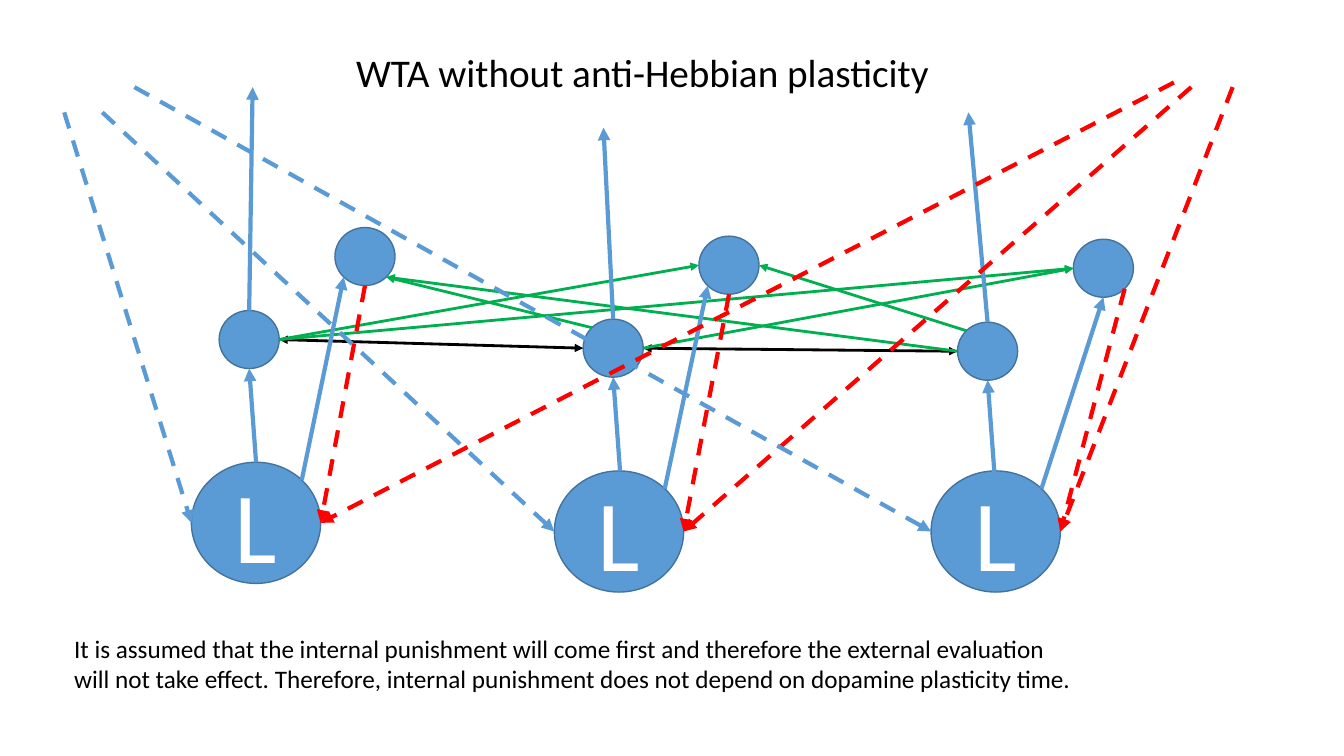
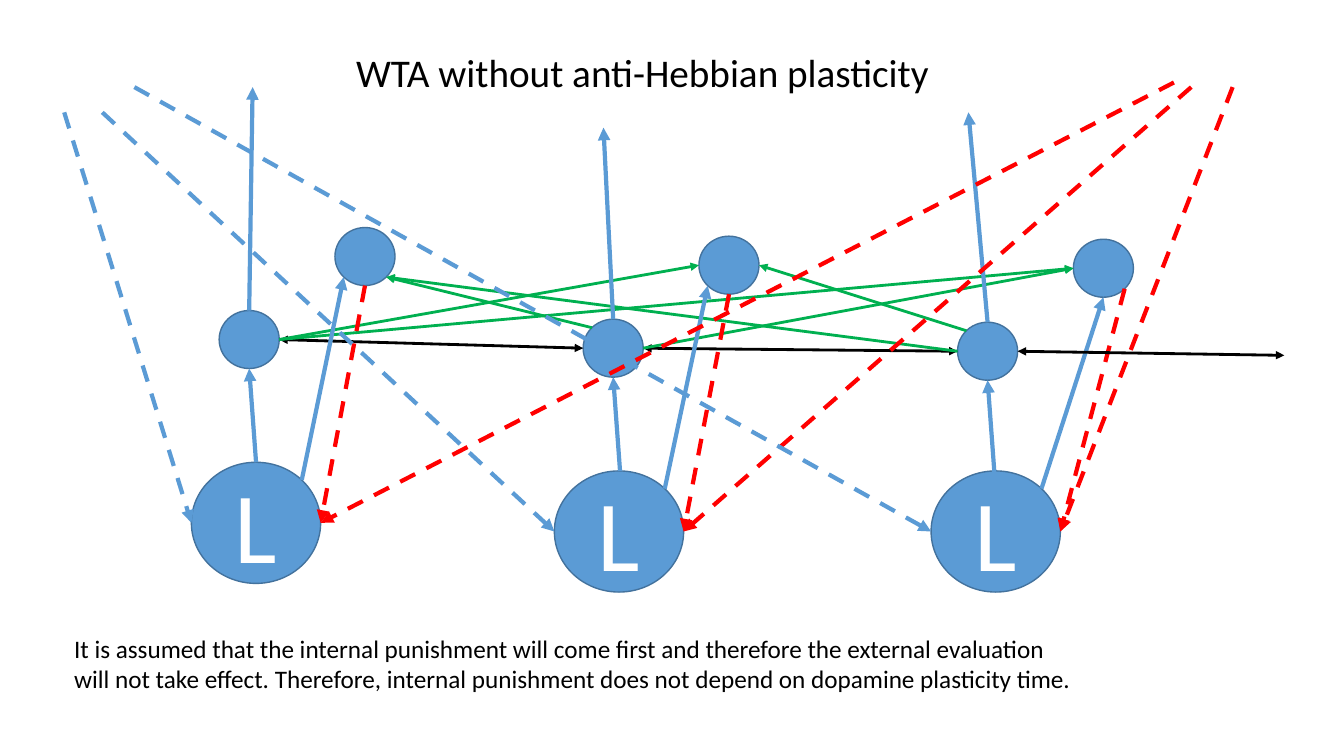
Before and after one commit to MikeKis/DyALA, a slide deck: slide 2 of dy.pptx. Drawn at 1344x756 pixels with LibreOffice and Linux fonts; fonts in the diff are those of the drawing. Boxes give left, top, right and bottom in pixels: in the first picture for what was removed or moved away, otherwise in the second. Text is boxed around its words. In the diff, an @@ line names an element or a change of style, - is before the commit and + after.

Commit message:
dy.pptx final

```diff
--- a/dy.pptx
+++ b/dy.pptx
@@ double arrow added from (1018, 351) to (1285, 356), #000000 2 pt @@
```
